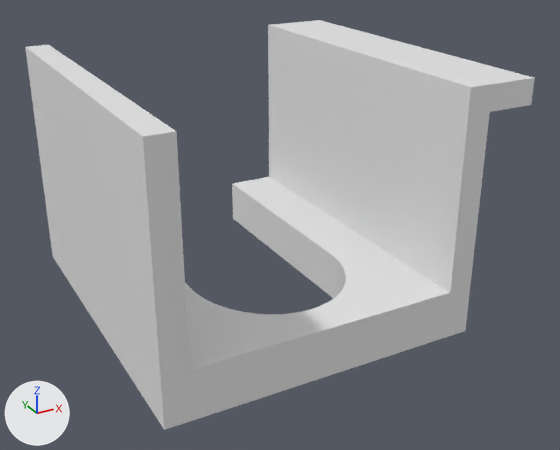
Before and after pictures for a commit that changed the Blender file vacuum-holder/vacuum-holder.blend.
Camera for both pictures: a 50 mm camera at (-66.0, -199.0, 164.0) aimed at (78.0, 63.0, 33.0). Arrows for +X, +Y and +Z are at lower left; the lights stay in place.

Objects in the first picture: 'vacuum-holder'.
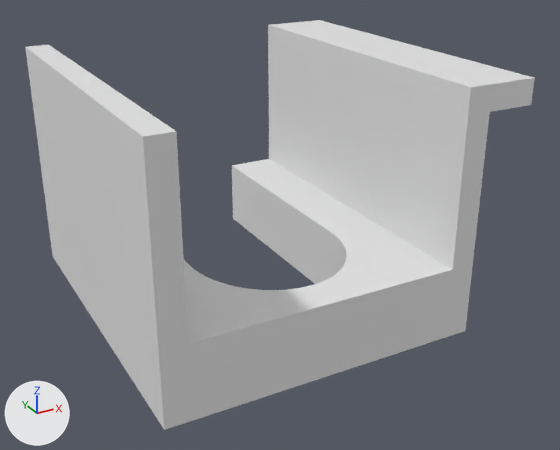
Where the change shows, as pixel boxes (x1, y1, x2, y2) in the pictures (560 x 450 px; the box of a moved part takes in the faces that stretch with it):
part 1 of me_cube_001, moved or reshaped
    both: (181, 156, 455, 353)

What the commit changed:
me_cube_001 has 130 vertices, 69 faces and spans x 0.0..148.0, y 0.0..148.0, z 0.0..100.0.
me_cube_001 is used by ob_vacuum_holder; location (0.0, 0.0, 0.0).
me_cube_001 part 1: all 61 vertices in x 0.0..128.0, y 0.0..148.0, z 20.0 are moved by (0.0, 0.0, 10.0).
